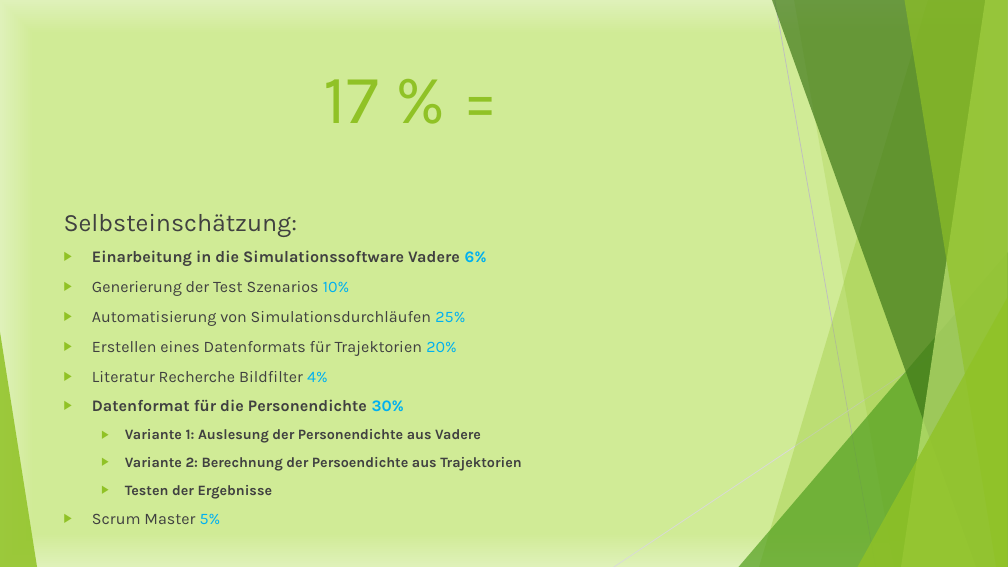
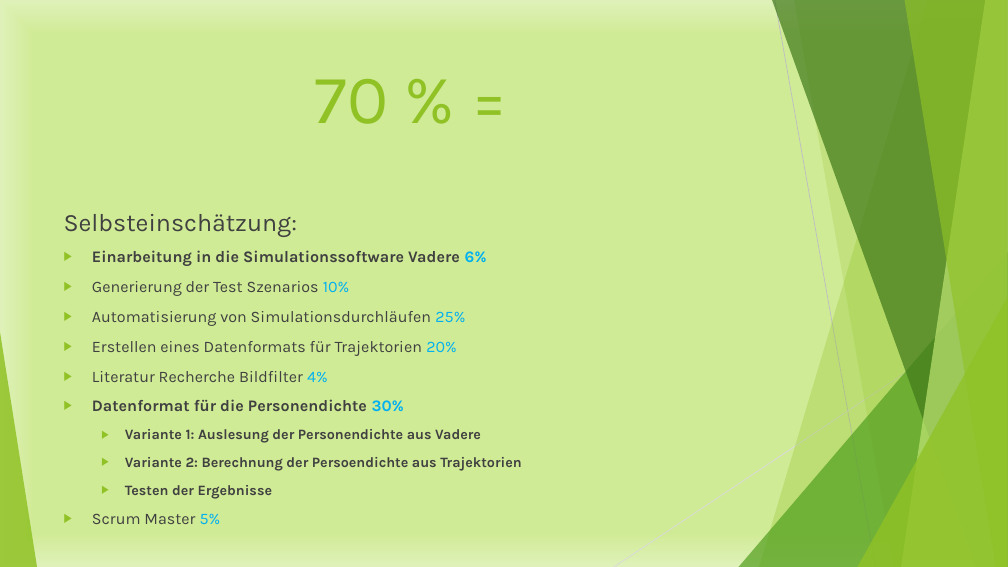
Before and after one commit to Datagroup-ModSim/ModSim17-data-generation-filters, a slide deck: slide 35 of presentations/Datenerzeugung und Datenanalyse_Sprint1.pptx (slide 36 before the commit). Drawn at 1008x567 pixels with LibreOffice and Linux fonts; fonts in the diff are those of the drawing. Boxes give left, top, right and bottom in pixels: in the first picture for what was removed or moved away, otherwise in the second. Text is boxed around its words. In the diff, an @@ line names an element or a change of style, - is before the commit and + after.

```diff
--- a/presentations/Datenerzeugung und Datenanalyse_Sprint1.pptx
+++ b/presentations/Datenerzeugung und Datenanalyse_Sprint1.pptx
@@ title at <box>315,79,389,124</box>: text changed @@
-17 % =
+70 % =
```
Also in this commit, not shown: 14 other slides changed, 2 slides added, 3 slides removed.
